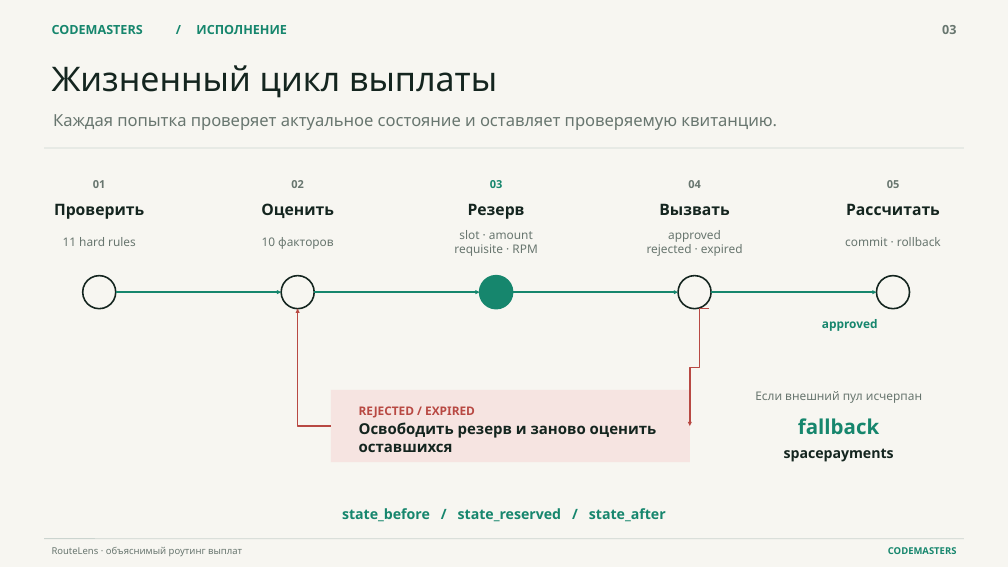
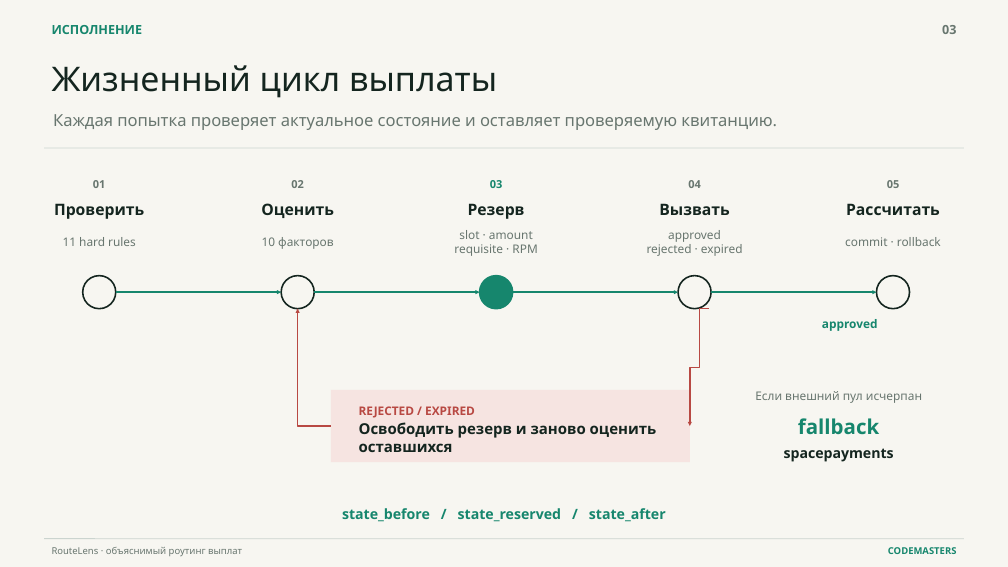
Before and after one commit to krantro2938/routelens-codemasters, a slide deck: slide 3 of presentation/RouteLens_Defense_RU.pptx. Drawn at 1008x567 pixels with LibreOffice and Linux fonts; fonts in the diff are those of the drawing. Boxes give left, top, right and bottom in pixels: in the first picture for what was removed or moved away, otherwise in the second. Text is boxed around its words. In the diff, an @@ line names an element or a change of style, - is before the commit and + after.

```diff
--- a/presentation/RouteLens_Defense_RU.pptx
+++ b/presentation/RouteLens_Defense_RU.pptx
@@ text "ИСПОЛНЕНИЕ": place and size @@
-text "ИСПОЛНЕНИЕ" at [196,25,287,34]
+text "ИСПОЛНЕНИЕ" at [52,25,143,34]
@@ text removed at [52,25,143,34] @@
-CODEMASTERS
@@ text removed at [169,20,185,39] @@
-/
```
Also in this commit, not shown: 4 other slides changed, 55 other files.
